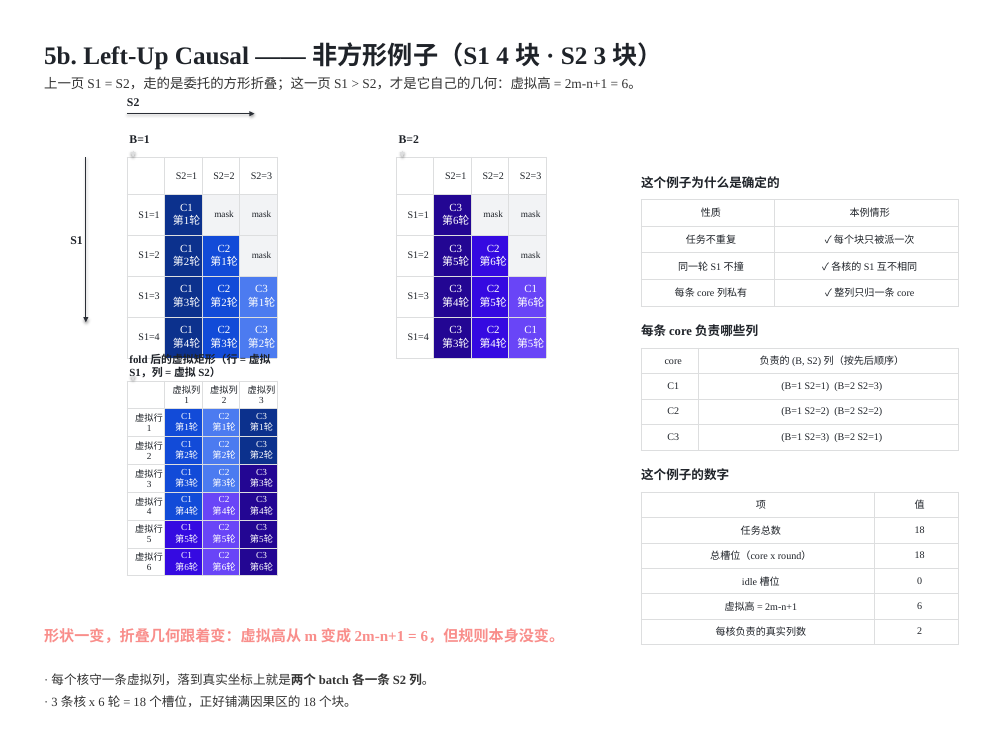
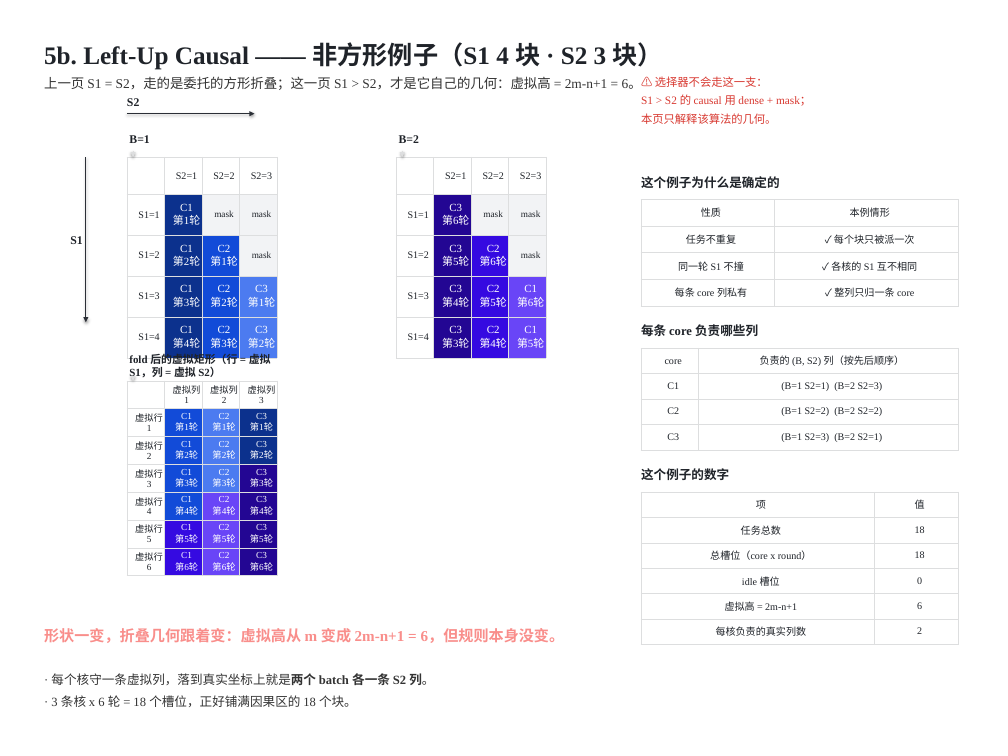
Before and after one commit to guomc9/SeeTen, a slide deck: slide 12 of cases/flash-attention-det-accum/out/v4-index-schedules.pptx. Drawn at 1008x756 pixels with LibreOffice and Linux fonts; fonts in the diff are those of the drawing. Boxes give left, top, right and bottom in pixels: in the first picture for what was removed or moved away, otherwise in the second. Text is boxed around its words. In the diff, an @@ line names an element or a change of style, - is before the commit and + after.

```diff
--- a/cases/flash-attention-det-accum/out/v4-index-schedules.pptx
+++ b/cases/flash-attention-det-accum/out/v4-index-schedules.pptx
@@ text added at (655,76,768,87), 13.5 pt, text #D83931 @@
+⚠ 选择器不会走这一支：
@@ text added at (641,94,811,106), 13.5 pt, text #D83931 @@
+S1 > S2 的 causal 用 dense + mask；
@@ text added at (641,113,776,124), 13.5 pt, text #D83931 @@
+本页只解释该算法的几何。
```
Also in this commit, not shown: 12 other slides changed, 8 other files.
